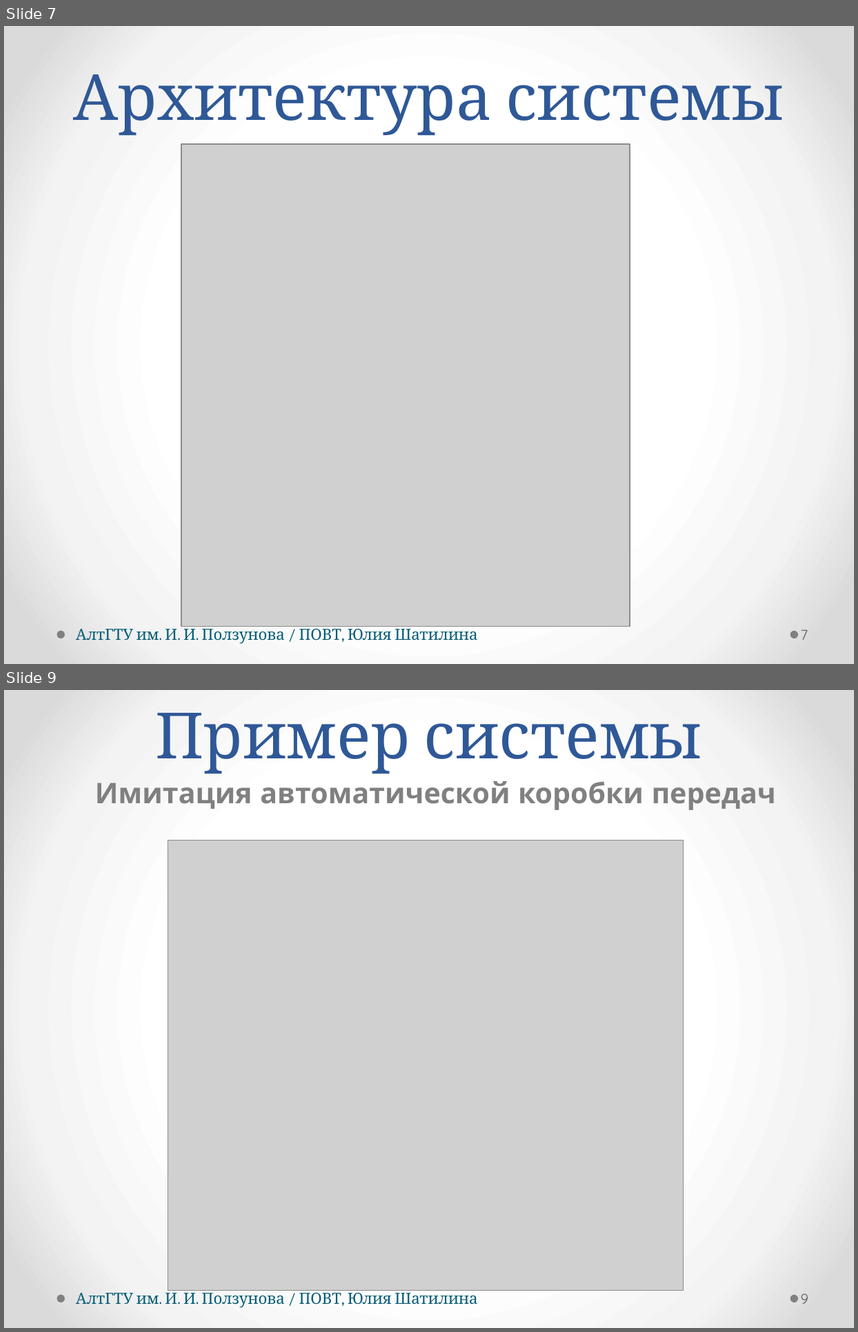
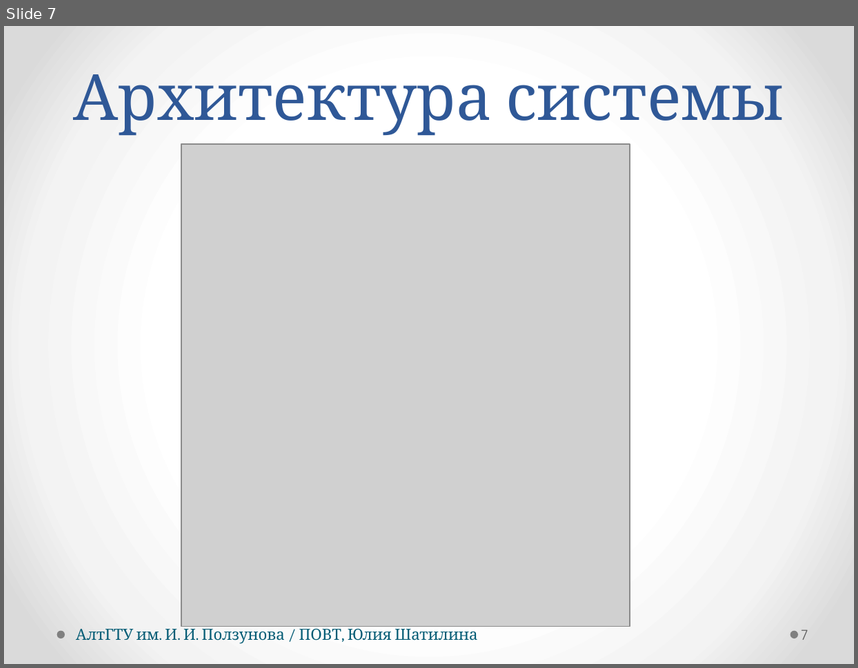
Before and after one commit to hisohito/proto-doc, a slide deck: shatilina.pptx. Shown one above the other, each under a label of ours: slides 7 and 9 before the commit, slide 7 after it; the slides between them are not shown. The pictures are 858x1332 and 858x668 pixels, drawn with LibreOffice and Linux fonts; fonts in the diff are those of the drawing; grey boxes stand for pictures. Boxes give left, top, right and bottom in pixels: in the first picture for what was removed or moved away, otherwise in the second. Text is boxed around its words. In the diff, an @@ line names an element or a change of style, - is before the commit and + after.

```diff
--- a/shatilina.pptx
+++ b/shatilina.pptx
@@ slide 9 removed at (x1=4, y1=690, x2=854, y2=1328), background gradient #FFFFFF to #F4F4F4 to #DADADA; not listed: 2 template elements that a slide beside it also shows @@
@@ text removed at (x1=155, y1=713, x2=702, y2=773) @@
-Пример системы
@@ text removed at (x1=95, y1=781, x2=776, y2=810) @@
-Имитация автоматической коробки передач
@@ picture removed at (x1=168, y1=840, x2=683, y2=1290) @@
@@ text removed at (x1=76, y1=1290, x2=477, y2=1308) @@
-АлтГТУ им. И. И. Ползунова / ПОВТ, Юлия Шатилина
@@ page number removed at (x1=801, y1=1293, x2=809, y2=1303) @@
-9
```
Also in this commit, not shown: 2 slides changed.
